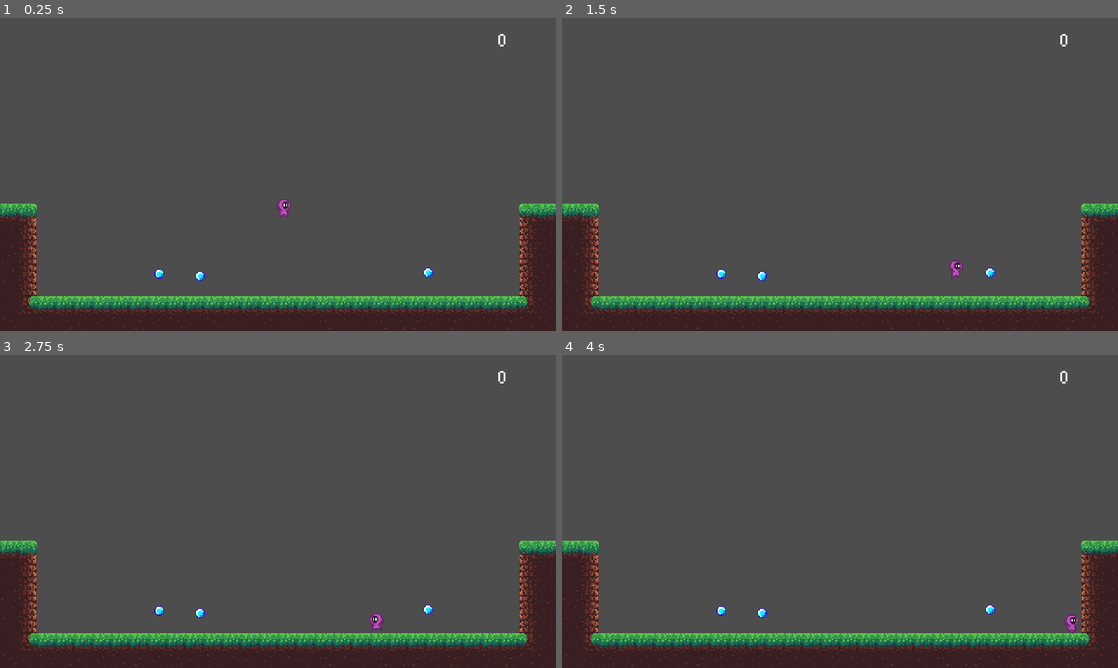
Above: before the commit, frames 1-4 (two rows, left to right).
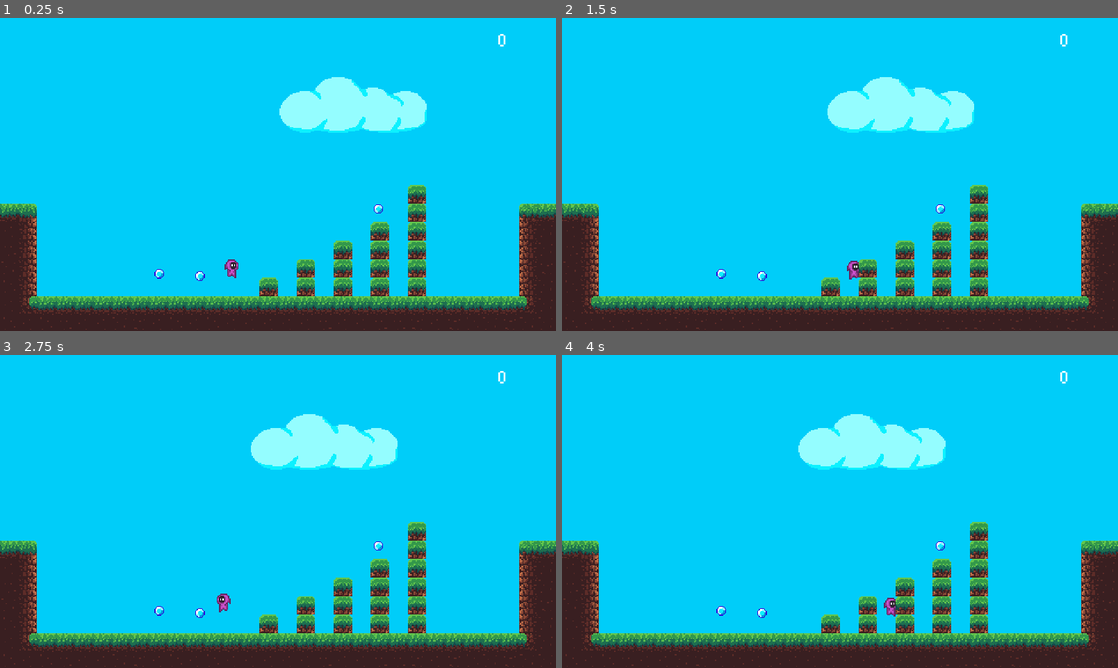
Above: after the commit, the same moments.

Repository: Rangwath/purple-quest
Game: Godot game, scene res://scenes/level_1.tscn
Same seed, same stepped clock (60 frames per second), same inputs: the game is played once before the commit and once after it.
Inputs:
- Up to frame 1 (0.25 s): no input
- Up to frame 2 (1.5 s): hold Space (jump) 0.53-1.28 s; hold D (move_right) from 0.53 s (still down); tap Space (jump) at 1.35 s
- Up to frame 3 (2.75 s): tap Space (jump) at 1.52, 1.82 s; release D (move_right) at 2.03 s; hold A (move_left) from 2.03 s (still down); hold Space (jump) from 2.03 s (still down)
- Up to frame 4 (4 s): release A (move_left) at 2.78 s; release Space (jump) at 2.78 s; hold D (move_right) from 2.78 s (still down); tap Space (jump) at 2.85, 3.02, 3.32 s; hold Space (jump) from 3.53 s (still down)

The runs differ from the first frame. In frame 1, 85% of the frame differs, in the area x 0-100%, y 0-89%; in frame 2, 85%; in frame 3, 85%; in frame 4, 85%.

Commit message:
Add more responsive jumping + simple parallax background

Diff:
--- a/project.godot
+++ b/project.godot
@@ -33,18 +33,23 @@
 "deadzone": 0.5,
 "events": [Object(InputEventKey,"resource_local_to_scene":false,"resource_name":"","device":-1,"window_id":0,"alt_pressed":false,"shift_pressed":false,"ctrl_pressed":false,"meta_pressed":false,"pressed":false,"keycode":0,"physical_keycode":68,"key_label":0,"unicode":100,"echo":false,"script":null)
 , Object(InputEventKey,"resource_local_to_scene":false,"resource_name":"","device":-1,"window_id":0,"alt_pressed":false,"shift_pressed":false,"ctrl_pressed":false,"meta_pressed":false,"pressed":false,"keycode":0,"physical_keycode":4194321,"key_label":0,"unicode":0,"echo":false,"script":null)
+, Object(InputEventJoypadMotion,"resource_local_to_scene":false,"resource_name":"","device":-1,"axis":0,"axis_value":1.0,"script":null)
+, Object(InputEventJoypadButton,"resource_local_to_scene":false,"resource_name":"","device":-1,"button_index":14,"pressure":0.0,"pressed":true,"script":null)
 ]
 }
 move_left={
 "deadzone": 0.5,
 "events": [Object(InputEventKey,"resource_local_to_scene":false,"resource_name":"","device":-1,"window_id":0,"alt_pressed":false,"shift_pressed":false,"ctrl_pressed":false,"meta_pressed":false,"pressed":false,"keycode":0,"physical_keycode":65,"key_label":0,"unicode":97,"echo":false,"script":null)
 , Object(InputEventKey,"resource_local_to_scene":false,"resource_name":"","device":-1,"window_id":0,"alt_pressed":false,"shift_pressed":false,"ctrl_pressed":false,"meta_pressed":false,"pressed":false,"keycode":0,"physical_keycode":4194319,"key_label":0,"unicode":0,"echo":false,"script":null)
+, Object(InputEventJoypadMotion,"resource_local_to_scene":false,"resource_name":"","device":-1,"axis":0,"axis_value":-1.0,"script":null)
+, Object(InputEventJoypadButton,"resource_local_to_scene":false,"resource_name":"","device":-1,"button_index":13,"pressure":0.0,"pressed":true,"script":null)
 ]
 }
 jump={
 "deadzone": 0.5,
 "events": [Object(InputEventKey,"resource_local_to_scene":false,"resource_name":"","device":-1,"window_id":0,"alt_pressed":false,"shift_pressed":false,"ctrl_pressed":false,"meta_pressed":false,"pressed":false,"keycode":0,"physical_keycode":32,"key_label":0,"unicode":32,"echo":false,"script":null)
 , Object(InputEventKey,"resource_local_to_scene":false,"resource_name":"","device":-1,"window_id":0,"alt_pressed":false,"shift_pressed":false,"ctrl_pressed":false,"meta_pressed":false,"pressed":false,"keycode":0,"physical_keycode":4194438,"key_label":0,"unicode":48,"echo":false,"script":null)
+, Object(InputEventJoypadButton,"resource_local_to_scene":false,"resource_name":"","device":-1,"button_index":0,"pressure":0.0,"pressed":true,"script":null)
 ]
 }
 
--- a/scenes/level_1.tscn
+++ b/scenes/level_1.tscn
@@ -1,24 +1,26 @@
-[gd_scene load_steps=6 format=3 uid="uid://c6p0jj0ucc6f0"]
+[gd_scene load_steps=8 format=3 uid="uid://c6p0jj0ucc6f0"]
 
 [ext_resource type="Script" path="res://scripts/level.gd" id="1_4o0st"]
 [ext_resource type="PackedScene" uid="uid://dnp45akrjr70d" path="res://scenes/player.tscn" id="1_4vr0j"]
 [ext_resource type="PackedScene" uid="uid://c1mkajiwntkqy" path="res://scenes/tile_map.tscn" id="2_2iitt"]
 [ext_resource type="PackedScene" uid="uid://5tp8jugm2nga" path="res://scenes/ui_canvas.tscn" id="3_hreqf"]
 [ext_resource type="PackedScene" uid="uid://degv8omfuhpns" path="res://scenes/gem.tscn" id="5_cms7j"]
+[ext_resource type="Script" path="res://scripts/parallax_test.gd" id="6_lws2e"]
+[ext_resource type="Texture2D" uid="uid://cryhhtsicr" path="res://assets/background/background.png" id="6_p78mn"]
 
 [node name="Level1" type="Node2D"]
 script = ExtResource("1_4o0st")
 
 [node name="Player" parent="." instance=ExtResource("1_4vr0j")]
-position = Vector2(245, 151)
+position = Vector2(200, 203)
 
 [node name="TileMap" parent="." instance=ExtResource("2_2iitt")]
-layer_0/tile_data = PackedInt32Array(983049, 196608, 3, 1048 …(1481 unchanged characters)… , 1048603, 196608, 6, 1048602, 196608, 5)
+layer_0/tile_data = PackedInt32Array(983049, 196608, 3, 1048 …(1481 unchanged characters)… , 1048603, 196608, 6, 1048602, 196608, 5, 917518, 851968, 1, 917520, 851968, 1, 851984, 851968, 1, 917522, 851968, 1, 851986, 851968, 1, 786450, 851968, 1, 917524, 851968, 1, 851988, 851968, 1, 786452, 851968, 1, 720916, 851968, 1, 917526, 851968, 1, 851990, 851968, 1, 786454, 851968, 1, 720918, 851968, 1, 655382, 851968, 1, 589846, 851968, 1)
 
 [node name="UICanvas" parent="." instance=ExtResource("3_hreqf")]
 
 [node name="Gem" parent="." instance=ExtResource("5_cms7j")]
-position = Vector2(370, 220)
+position = Vector2(327, 165)
 
 [node name="Gem2" parent="." instance=ExtResource("5_cms7j")]
 position = Vector2(173, 223)
@@ -27,3 +29,13 @@
 [node name="Gem3" parent="." instance=ExtResource("5_cms7j")]
 position = Vector2(138, 221)
 amount = 10
+
+[node name="ParallaxBackground" type="ParallaxBackground" parent="."]
+
+[node name="ParallaxLayer" type="ParallaxLayer" parent="ParallaxBackground"]
+motion_mirroring = Vector2(480, 0)
+script = ExtResource("6_lws2e")
+
+[node name="Sprite2D" type="Sprite2D" parent="ParallaxBackground/ParallaxLayer"]
+texture = ExtResource("6_p78mn")
+centered = false
--- a/scenes/player.tscn
+++ b/scenes/player.tscn
@@ -152,9 +152,17 @@
 [node name="AnimatedSprite2D" type="AnimatedSprite2D" parent="."]
 position = Vector2(0, -8)
 sprite_frames = SubResource("SpriteFrames_fkiu2")
-animation = &"run"
+animation = &"idle"
 autoplay = "idle"
 
 [node name="CollisionShape2D" type="CollisionShape2D" parent="."]
 position = Vector2(0, 0.5)
 shape = SubResource("RectangleShape2D_l7hnn")
+
+[node name="JumpCoyoteTimer" type="Timer" parent="."]
+wait_time = 0.05
+one_shot = true
+
+[node name="JumpBufferTimer" type="Timer" parent="."]
+wait_time = 0.1
+one_shot = true
--- /dev/null
+++ b/scripts/parallax_test.gd
@@ -0,0 +1,5 @@
+extends ParallaxLayer
+
+
+func _process(delta):
+	self.motion_offset.x += -10 * delta
--- a/scripts/player.gd
+++ b/scripts/player.gd
@@ -2,23 +2,34 @@
 
 extends CharacterBody2D
 
-@export var movement_speed = 100
-@export var jump_force = 150
+@export var movement_speed = 90
+@export var jump_force = 160
+@export var min_jump_force = 100
 @export var gravity = 400
 
 @onready var animated_sprite = $AnimatedSprite2D
+@onready var jump_coyote_timer = $JumpCoyoteTimer
+@onready var jump_buffer_timer = $JumpBufferTimer
 
 var input_direction
 
 
 func _physics_process(delta):
 	apply_gravity(delta)
-	apply_movement()
+	process_movement()
+
+	var was_on_floor = is_on_floor()
+
 	move_and_slide()
-	apply_jump_force(jump_force)
+
+	if was_on_floor && not is_on_floor():
+		jump_coyote_timer.start()
+
+	process_jumping()
 	update_animations()
 
-func apply_movement():
+
+func process_movement():
 	input_direction = Input.get_axis("move_left", "move_right")
 
 	if input_direction > 0:
@@ -29,9 +40,25 @@
 	velocity.x = input_direction * movement_speed
 
 
-func apply_jump_force(force):
-	if Input.is_action_just_pressed("jump") && is_on_floor():
-		velocity.y = - force
+func process_jumping():
+	if Input.is_action_just_pressed("jump"):
+		if is_on_floor() || not jump_coyote_timer.is_stopped():
+			jump_coyote_timer.stop()
+			velocity.y = - jump_force
+		else:
+			jump_buffer_timer.start()
+
+	#Player can release the button early to not jump so high
+	if Input.is_action_just_released("jump") && velocity.y < - min_jump_force:
+		velocity.y = - min_jump_force
+
+	# If player touched the floor and the JumpBufferTimer is running, jump
+	if is_on_floor() && not jump_buffer_timer.is_stopped():
+		jump_buffer_timer.stop()
+		if Input.is_action_pressed("jump"):
+			velocity.y = - jump_force
+		else:
+			velocity.y = - min_jump_force
 
 
 func apply_gravity(delta):
Binary file added: assets/background/background.png
Not shown, added: assets/background/background.png.import
